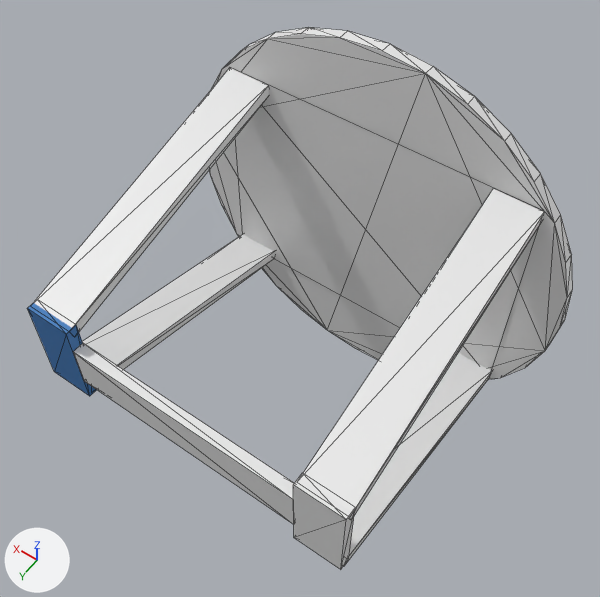
The glTF model Models/static_base_turbine.glb as it was, and as the next commit left it.
The view is the same before and after, from a camera (50 mm lens) standing at (-0.302, 0.407, 0.67) and looking at (-0.003, -0.012, 0.012). Lighting does not change. The marker at lower left points along +X, +Y and +Z. Mesh edges are drawn as thin lines. Where no turn or scale is listed for an object, it has been applied to the vertices.

The first picture shows 'Plane', 'base plate', 'perp separator', 'perp separator2', 'separator', 'support1', 'support2', 'support3', 'support4'.
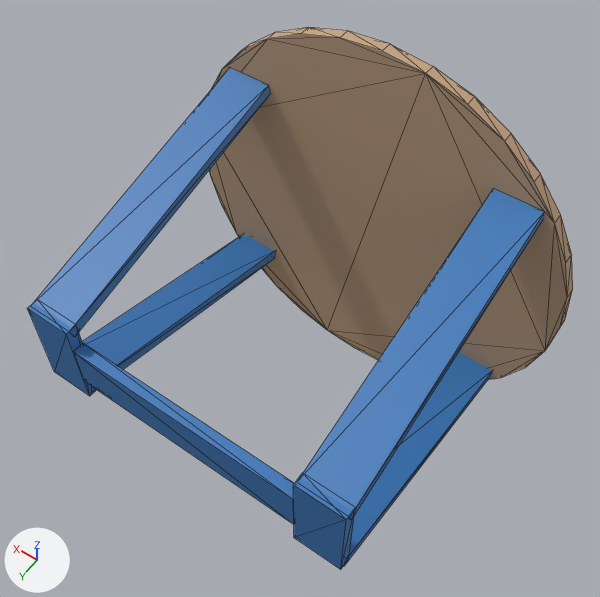
Changed parts and their boxes [x1, y1, x2, y2] in the pictures (600 x 597 px):
'base plate', recoloured: [209, 27, 573, 380] in both
'Plane', deleted: before [231, 68, 544, 370]
'support1', recoloured (white to blue): [301, 189, 545, 520] in both
'support2', recoloured (white to blue): [33, 68, 269, 331] in both
'separator', recoloured (grey to blue): [73, 343, 294, 524] in both
'support3', recoloured (white to blue): [82, 234, 275, 369] in both
'support4', recoloured (white to blue): [344, 352, 492, 566] in both
'perp separator2', recoloured (grey to blue): [293, 473, 354, 570] in both

The change, as a list of edits to the scene's bpy script:
```text
Add mat_material:
    mat_material = principled_material('Material')
    mat_material.base_color = (0.0395, 0.188, 0.491)  # blue #3878ba
Add mat_material_002:
    mat_material_002 = principled_material('Material.002')
    mat_material_002.base_color = (0.0395, 0.188, 0.491)  # blue #3878ba
Add mat_material_006:
    mat_material_006 = principled_material('Material.006')
    mat_material_006.base_color = (0.0395, 0.188, 0.491)  # blue #3878ba
Add mat_material_005:
    mat_material_005 = principled_material('Material.005')
    mat_material_005.base_color = (0.0395, 0.188, 0.491)  # blue #3878ba
Add mat_material_004:
    mat_material_004 = principled_material('Material.004')
    mat_material_004.base_color = (0.0395, 0.188, 0.491)  # blue #3878ba
Add mat_material_003:
    mat_material_003 = principled_material('Material.003')
    mat_material_003.base_color = (0.0395, 0.188, 0.491)  # blue #3878ba
Add mat_material_007:
    mat_material_007 = principled_material('Material.007')
    mat_material_007.base_color = (0.552, 0.371, 0.231)  # beige #c4a484
    mat_material_007.roughness = 1.0
Change me_cylinder_002:
    where me_cylinder_002.from_pydata(...)  # 64 vertices, 124 faces; spans x -0.229..0.229, y -0.006..0.006, z -0.229..0.229
    add me_cylinder_002.materials.append(mat_material_007)  # beige #c4a484
Change me_cube_001:
    where me_cube_001.from_pydata(...)  # 8 vertices, 12 faces; spans x -0.025..0.025, y -0.155..0.155, z -0.047..0.047
    add me_cube_001.materials.append(mat_material_003)  # blue #3878ba
Change me_cube_002:
    where me_cube_002.from_pydata(...)  # 8 vertices, 12 faces; spans x -0.025..0.025, y -0.155..0.155, z -0.047..0.047
    add me_cube_002.materials.append(mat_material_004)  # blue #3878ba
Change me_cube_003:
    where me_cube_003.from_pydata(...)  # 8 vertices, 12 faces; spans x -0.025..0.025, y -0.155..0.155, z -0.047..0.047
    add me_cube_003.materials.append(mat_material_005)  # blue #3878ba
Change me_cube_004:
    where me_cube_004.from_pydata(...)  # 8 vertices, 12 faces; spans x -0.025..0.025, y -0.155..0.155, z -0.047..0.047
    add me_cube_004.materials.append(mat_material_006)  # blue #3878ba
Change me_cube_006:
    where me_cube_006.from_pydata(...)  # 8 vertices, 12 faces; spans x -0.127..0.127, y -0.006..0.006, z -0.025..0.025
    add me_cube_006.materials.append(mat_material_002)  # blue #3878ba
Change me_cube_008:
    where me_cube_008.from_pydata(...)  # 8 vertices, 12 faces; spans x -0.0254..0.0254, y -0.0064..0.0064, z -0.054..0.054
    add me_cube_008.materials.append(mat_material)  # blue #3878ba
Remove ob_plane:
    ob_plane = bpy.data.objects.new('Plane', me_plane)
    ob_plane.location = (0.0, -0.139, 0.0)
```
